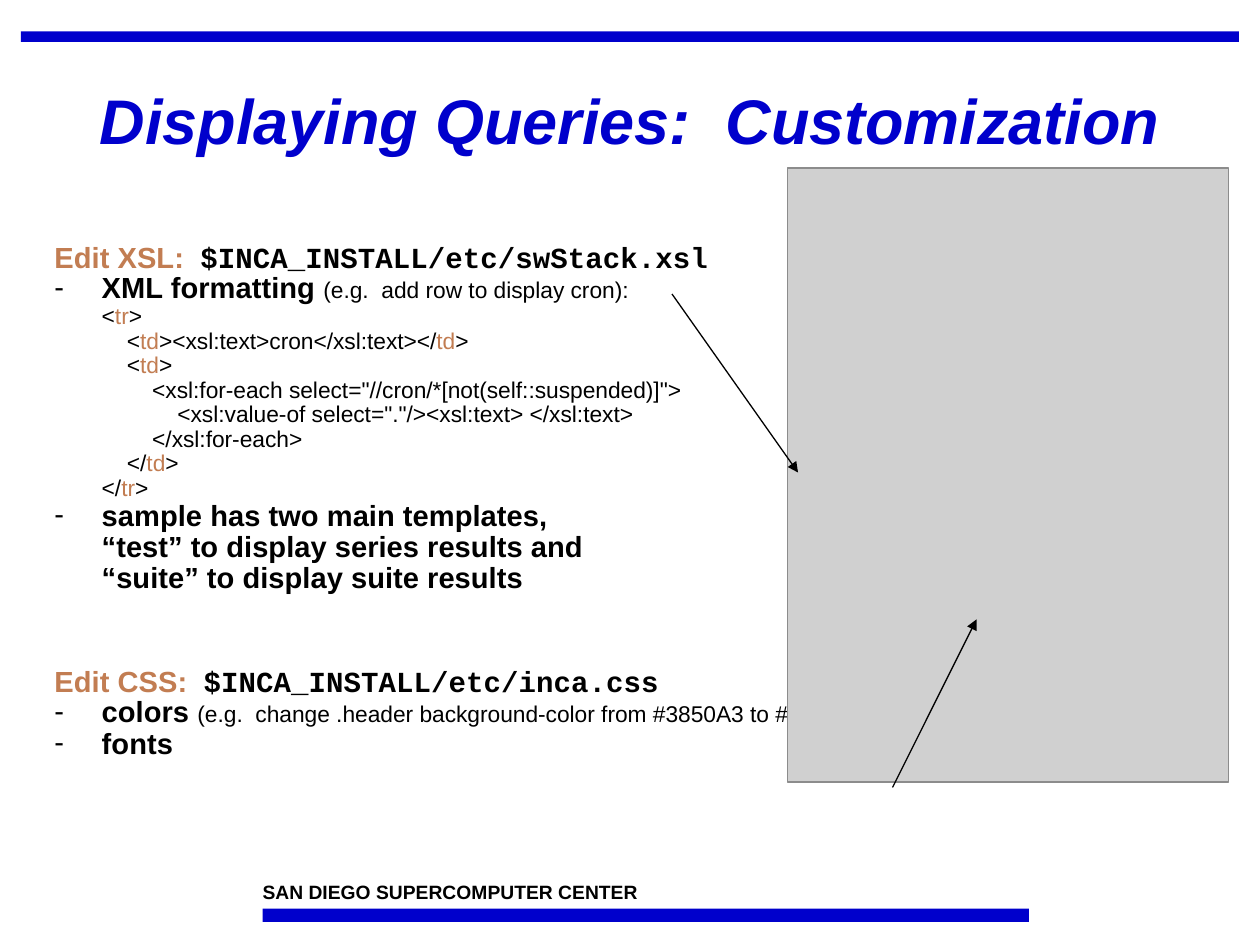
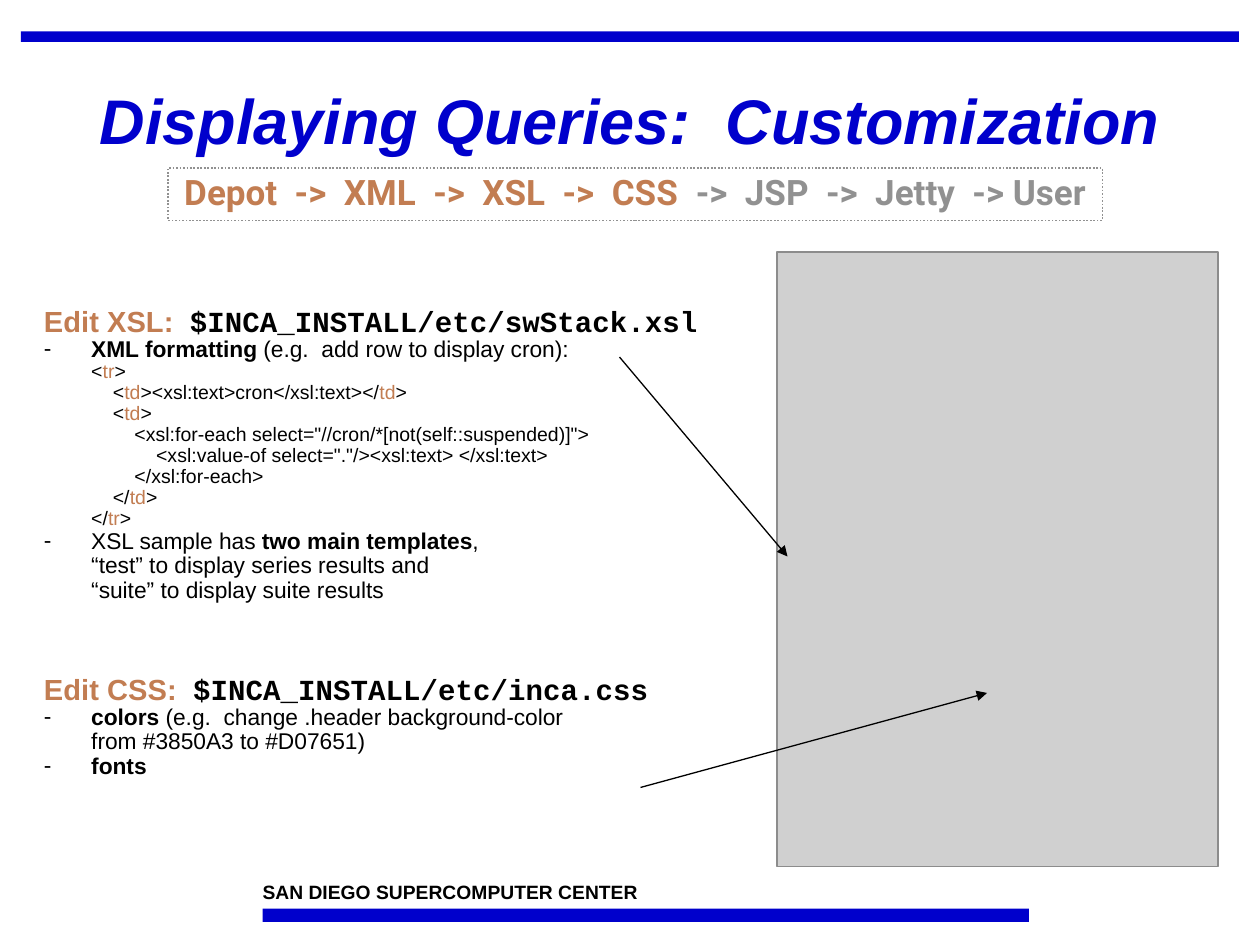
Before and after one commit to IncaProject/inca-xsede, a slide deck: slide 11 of talks/feb-06-workshop/dataConsumers.ppt (slide 13 before the commit). Drawn at 1260x945 pixels with LibreOffice and Linux fonts; fonts in the diff are those of the drawing; grey boxes stand for pictures; background and template pictures are left out. Boxes give left, top, right and bottom in pixels: in the first picture for what was removed or moved away, otherwise in the second. Text is boxed around its words. In the diff, an @@ line names an element or a change of style, - is before the commit and + after.

Commit message:
rearrange based on feedback

```diff
--- a/talks/feb-06-workshop/dataConsumers.ppt
+++ b/talks/feb-06-workshop/dataConsumers.ppt
@@ rectangle added at bbox=[168, 168, 1102, 220], outline #919191 0.99 pt dashed, 20 pt, text #C27D52, bold @@
+Depot -> XML -> XSL -> CSS -> JSP -> Jetty -> User
@@ text "Edit XSL: $INCA_INSTALL/etc/swStack.xsl": place and size @@
-text "Edit XSL: $INCA_INSTALL/etc/swStack.xsl" at bbox=[54, 247, 875, 755]
+text "Edit XSL: $INCA_INSTALL/etc/swStack.xsl" at bbox=[44, 311, 698, 775]
@@ picture: place and size @@
-picture at bbox=[788, 168, 1228, 781]
+picture at bbox=[777, 252, 1218, 867]
@@ text at bbox=[91, 340, 589, 775]: size 16.6 to 12.9 pt in "XML formatting", "colors", "fonts"; size 12.9 to 11.1 pt in "<tr> <td><xsl:text>cron</xsl:text></td> <td> <xsl:for-each s ..." @@
@@ arrow moved from (672, 294) - (798, 472) to (620, 357) - (788, 557) @@
@@ text at bbox=[91, 532, 478, 603]: text changed; size 16.6 to 12.9 pt; bold off @@
-– sample has two main templates,
-  “test” to display series results and
-  “suite” to display suite results
+– XSL sample has two main templates,
+  “test” to display series results and
+  “suite” to display suite results
@@ arrow removed from (892, 788) to (976, 620) @@
@@ arrow added from (640, 788) to (987, 693), #000000 0.74 pt @@
```
Also in this commit, not shown: 10 other slides changed, 2 slides added.
